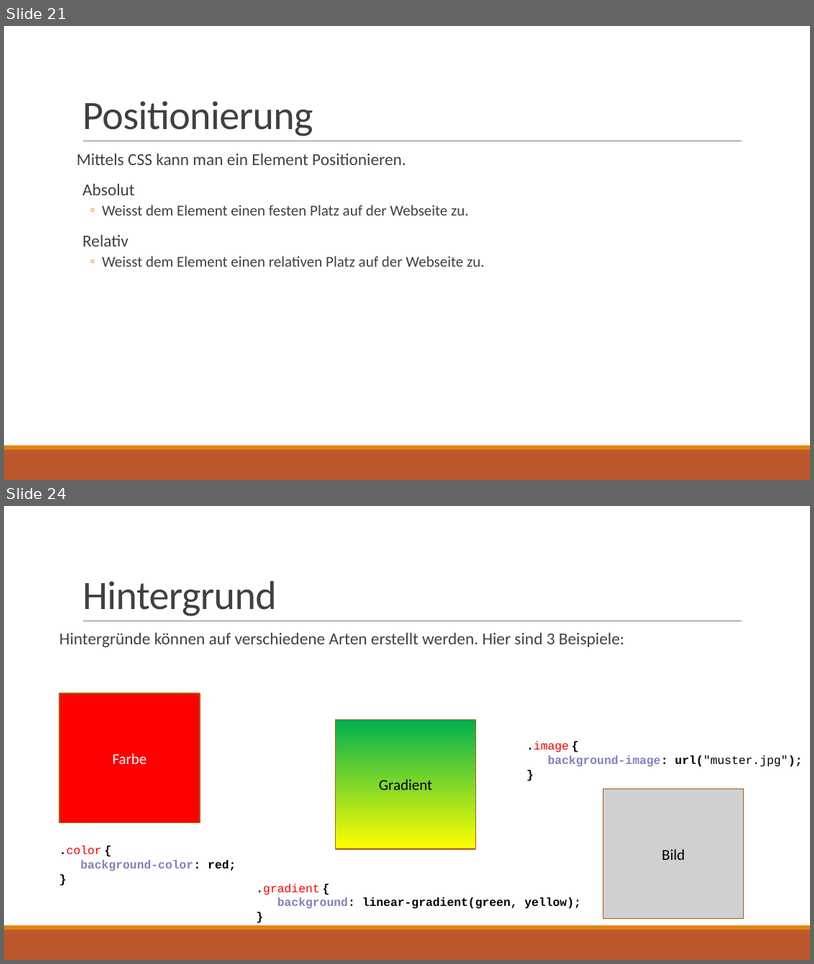
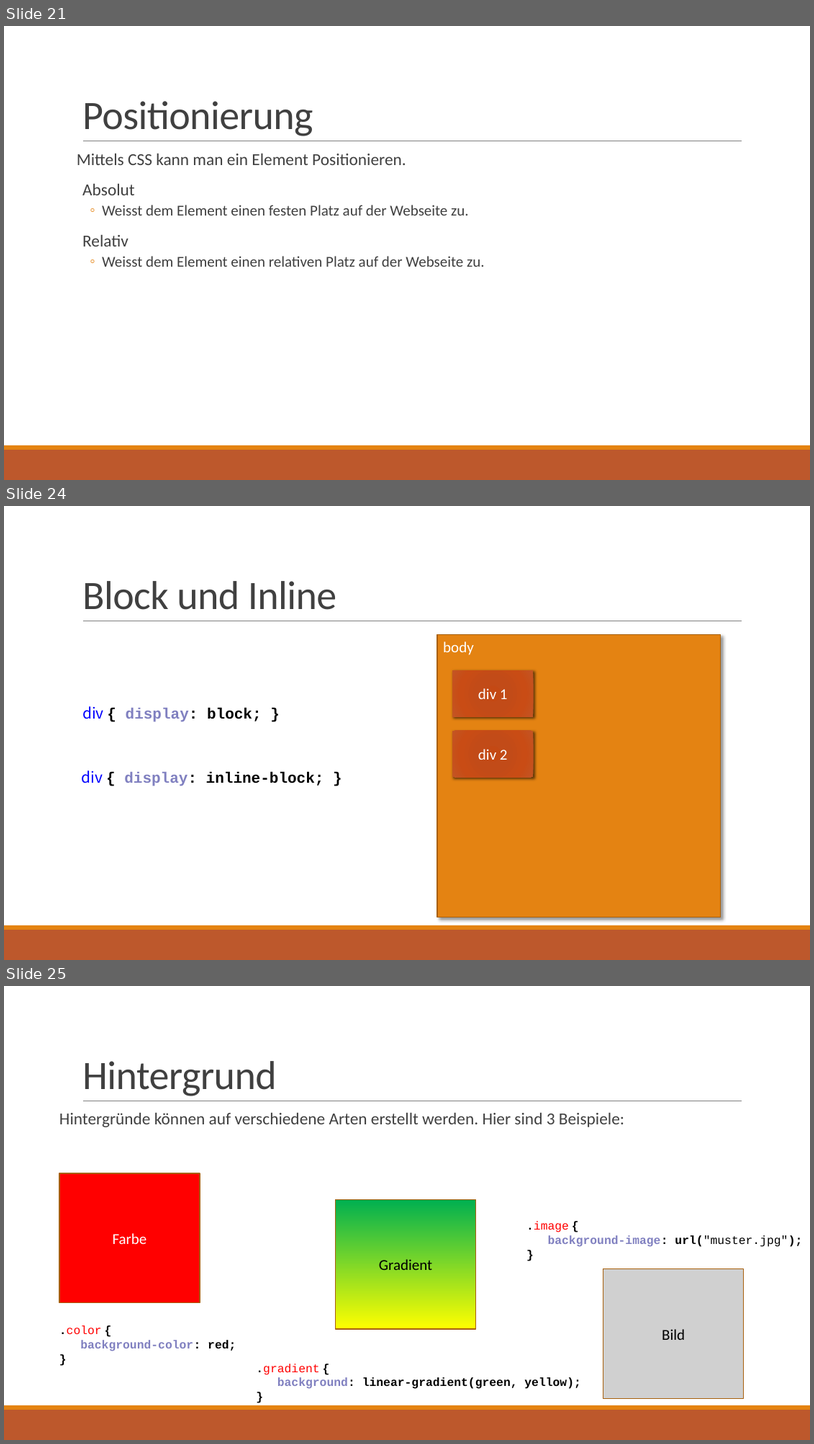
Before and after one commit to JOPA-WIT/web_seminar, a slide deck: Präsentationen/CSS.pptx. Shown one above the other, each under a label of ours: slides 21 and 24 before the commit, slides 21, 24 and 25 after it; the slides between them are not shown. The pictures are 814x964 and 814x1444 pixels, drawn with LibreOffice and Linux fonts; fonts in the diff are those of the drawing; grey boxes stand for pictures. Boxes give left, top, right and bottom in pixels: in the first picture for what was removed or moved away, otherwise in the second. Text is boxed around its words. In the diff, an @@ line names an element or a change of style, - is before the commit and + after.

```diff
--- a/Präsentationen/CSS.pptx
+++ b/Präsentationen/CSS.pptx
@@ slide 24 added at [4,506,810,960], background #FFFFFF; not listed: 3 template elements that a slide beside it also shows @@
@@ title added at [82,581,337,610], 48 pt, text #404040 @@
+Block und Inline
@@ rectangle added at [437,634,721,917], fill #E48312, outline #A9610D 1.25 pt, 18 pt, text #FFFFFF @@
+body
@@ rectangle added at [453,671,534,717], fill gradient #C44A15 to #C34C18 to #C94C15 to #C45525, 18 pt, text #FFFFFF @@
+div 1
@@ text added at [82,706,262,722], 18 pt, text #000000, bold @@
+div { display: block; }
@@ rectangle added at [453,731,534,777], fill gradient #C44A15 to #C34C18 to #C94C15 to #C45525, 18 pt, text #FFFFFF @@
+div 2
@@ text added at [82,770,324,786], 18 pt, text #000000, bold @@
+div { display: inline-block; }
@@ what was slide 24 is now slide 25 @@
```
Also in this commit, not shown: 2 slides changed, 7 other files.
